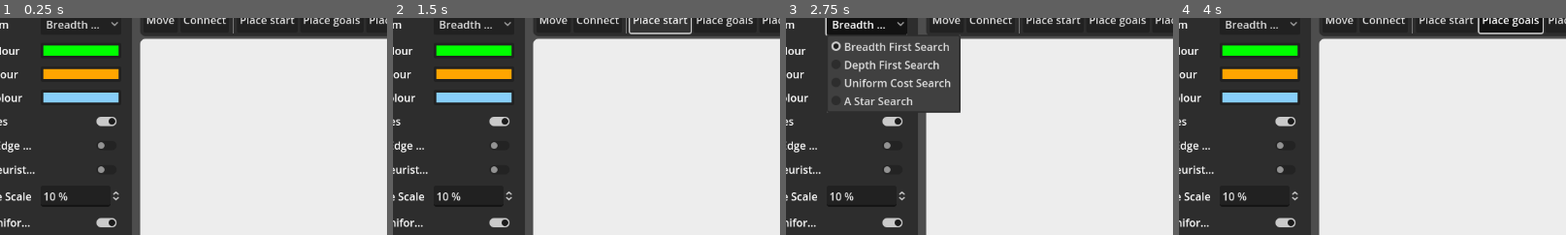
Above: before the commit, frames 1-4 (left to right).
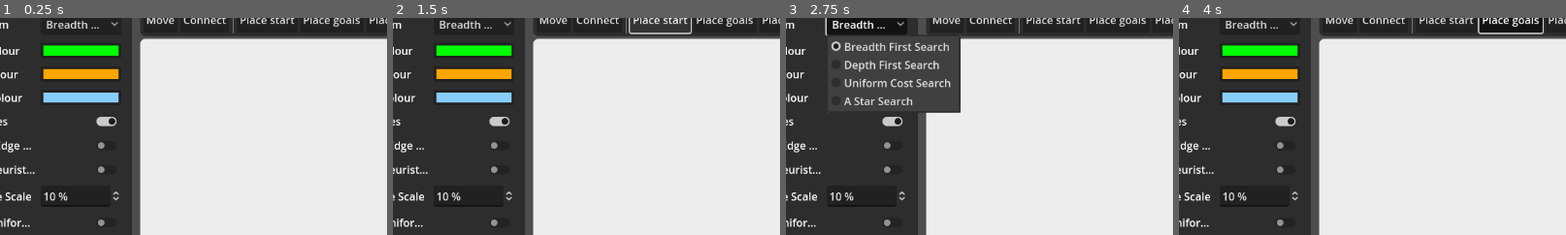
Above: after the commit, the same moments.

Repository: MattBann/Search-Tree-Traversal
Game: Godot game, scene res://scenes/main.tscn
Two runs of this game, one before a commit and one after it. Both use one fixed random seed, a clock stepped at 60 frames per second and the inputs below.
Inputs:
- Up to frame 1 (0.25 s): no input
- Up to frame 2 (1.5 s): click "Place start" at 0.5 s; click "Place start" at 1.25 s
- Up to frame 3 (2.75 s): click "Breadth First Search" at 2 s
- Up to frame 4 (4 s): click "Move" at 2.75 s; click "Place goals" at 3.5 s
The pictures show only the part of the screen within x 7-57%, y 4-54%; the shares and areas given below are measured in that part.

The runs differ from the first frame. In frame 1, 0.2% of the frame differs, in the area x 24-31%, y 91-97%; in frame 2, 0.2%; in frame 3, 0.2%; in frame 4, 0.2%.

Commit message:
Change default of uniform path cost to false

Diff:
--- a/scripts/resources/setup_data.gd
+++ b/scripts/resources/setup_data.gd
@@ -81,7 +81,7 @@
 			name = "force_uniform_path_cost",
 			option_type = OptionType.SWITCH,
 			value_type = TYPE_BOOL,
-			value = true,
+			value = false,
 		},
 	],
 	graph = {
